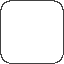
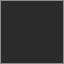
Layers edited between the first and the second w=64, h=64 image:
added layer "图层 3" above "图层 2" over <box>0,0,64,64</box>
hid "图层 2" over <box>1,1,63,63</box>
hid "图层 1" over <box>0,0,64,64</box>
